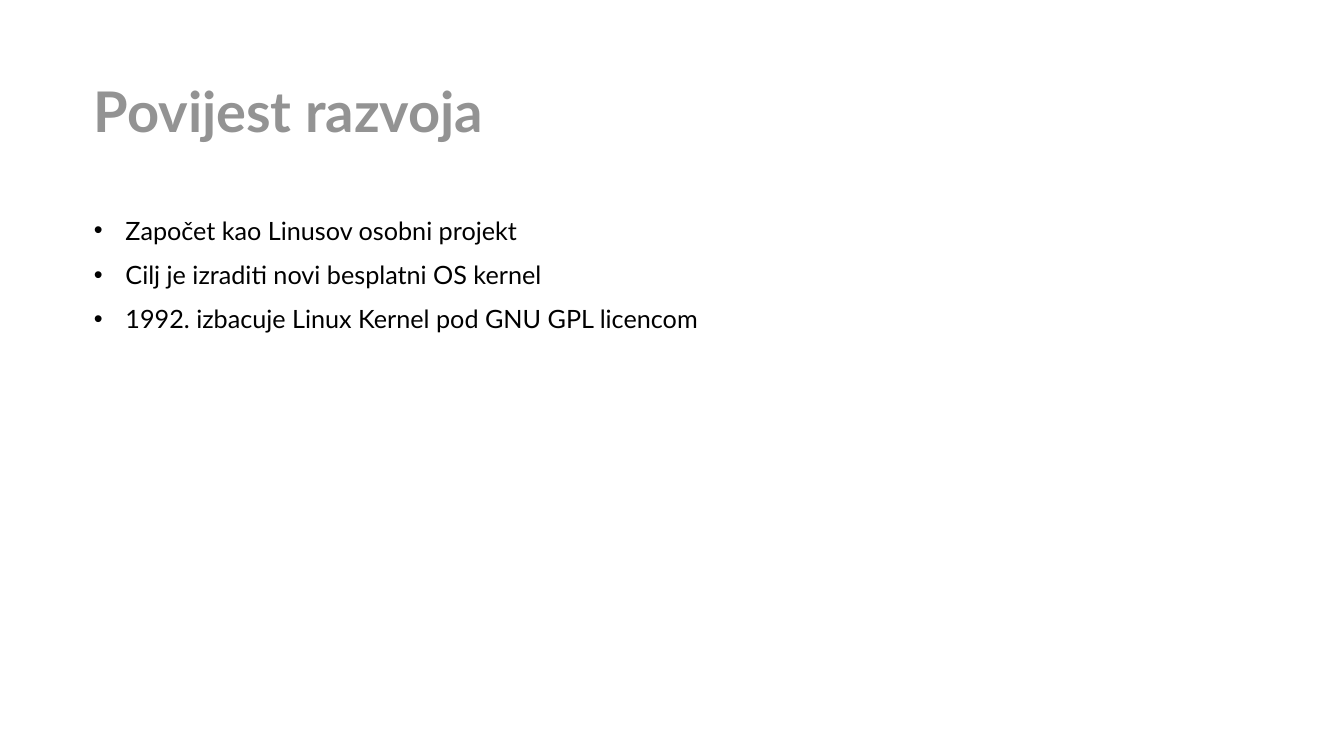
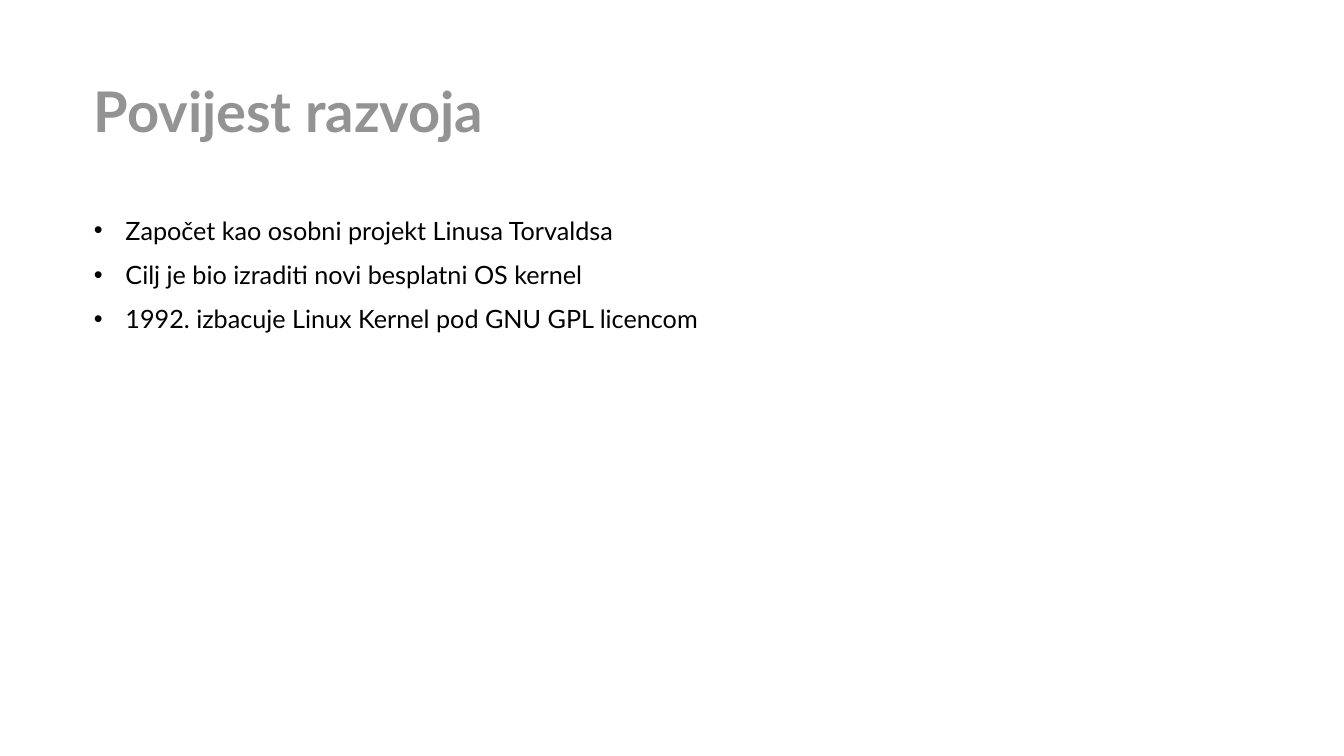
Before and after one commit to CvetkovskiIvor/ProgramskoInzenjerstvoSeminar, a slide deck: slide 9 of Open Source Prezentacija.pptx. Drawn at 1344x756 pixels with LibreOffice and Linux fonts; fonts in the diff are those of the drawing; background and template pictures are left out. Boxes give left, top, right and bottom in pixels: in the first picture for what was removed or moved away, otherwise in the second. Text is boxed around its words. In the diff, an @@ line names an element or a change of style, - is before the commit and + after.

```diff
--- a/Open Source Prezentacija.pptx
+++ b/Open Source Prezentacija.pptx
@@ text at [125,221,613,289]: text changed @@
-• Započet kao Linusov osobni projekt
-• Cilj je izraditi novi besplatni OS kernel
+• Započet kao osobni projekt Linusa Torvaldsa
+• Cilj je bio izraditi novi besplatni OS kernel
```
Also in this commit, not shown: 24 other slides changed, 1 slide removed.
